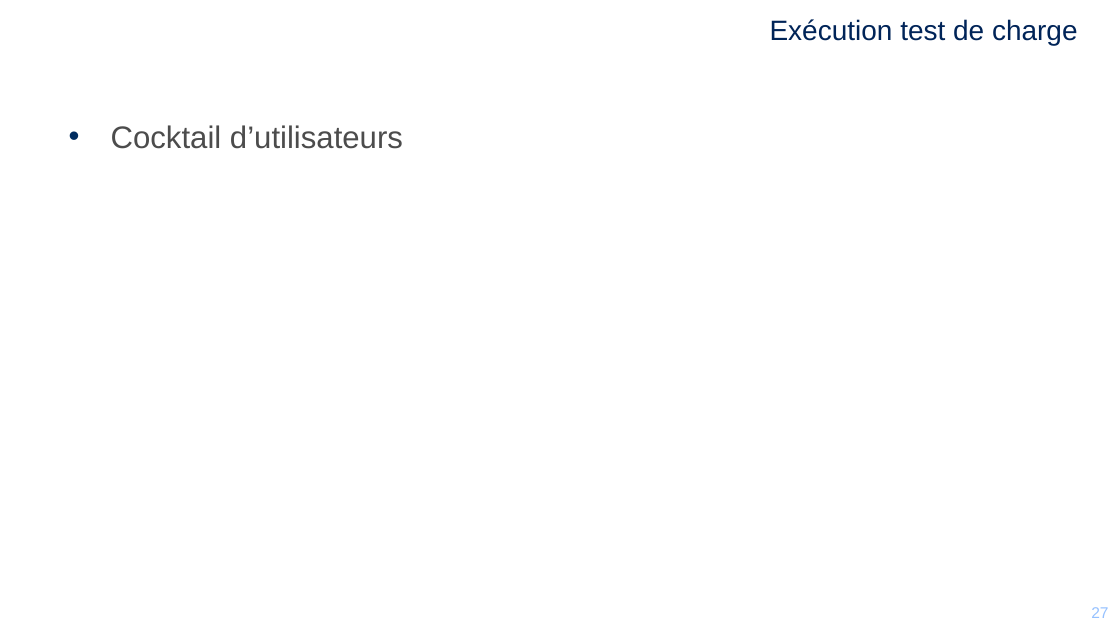
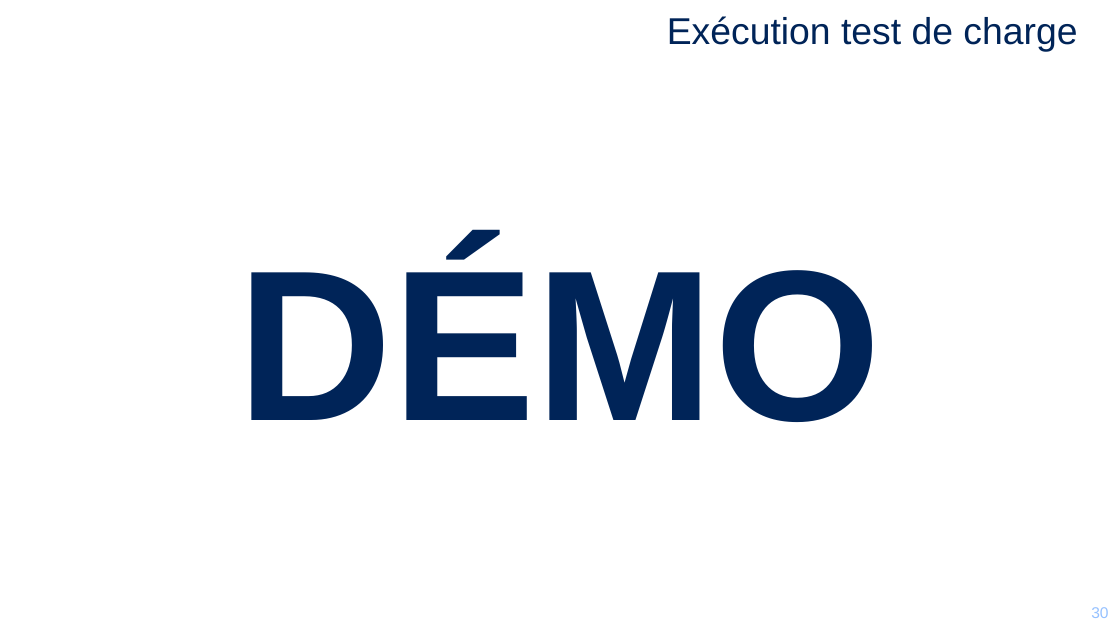
Before and after one commit to mikrob/perfuniversity, a slide deck: slide 30 of PerfUniversity.pptx (slide 27 before the commit). Drawn at 1120x630 pixels with LibreOffice and Linux fonts; fonts in the diff are those of the drawing; background and template pictures are left out. Boxes give left, top, right and bottom in pixels: in the first picture for what was removed or moved away, otherwise in the second. Text is boxed around its words. In the diff, an @@ line names an element or a change of style, - is before the commit and + after.

```diff
--- a/PerfUniversity.pptx
+++ b/PerfUniversity.pptx
@@ title "Exécution test de charge" at (x1=667, y1=16, x2=1077, y2=52): size 18 to 24 pt @@
@@ text removed at (x1=111, y1=125, x2=403, y2=149) @@
-• Cocktail d’utilisateurs
@@ text added at (x1=238, y1=250, x2=882, y2=422), 138 pt, text #002458, bold @@
+DÉMO
@@ page number at (x1=1082, y1=607, x2=1099, y2=618): text changed @@
-27
+30
@@ page number at (x1=1091, y1=607, x2=1108, y2=618): text changed @@
-27
+30
```
Also in this commit, not shown: 13 other slides changed, 8 slides added, 12 slides removed.
